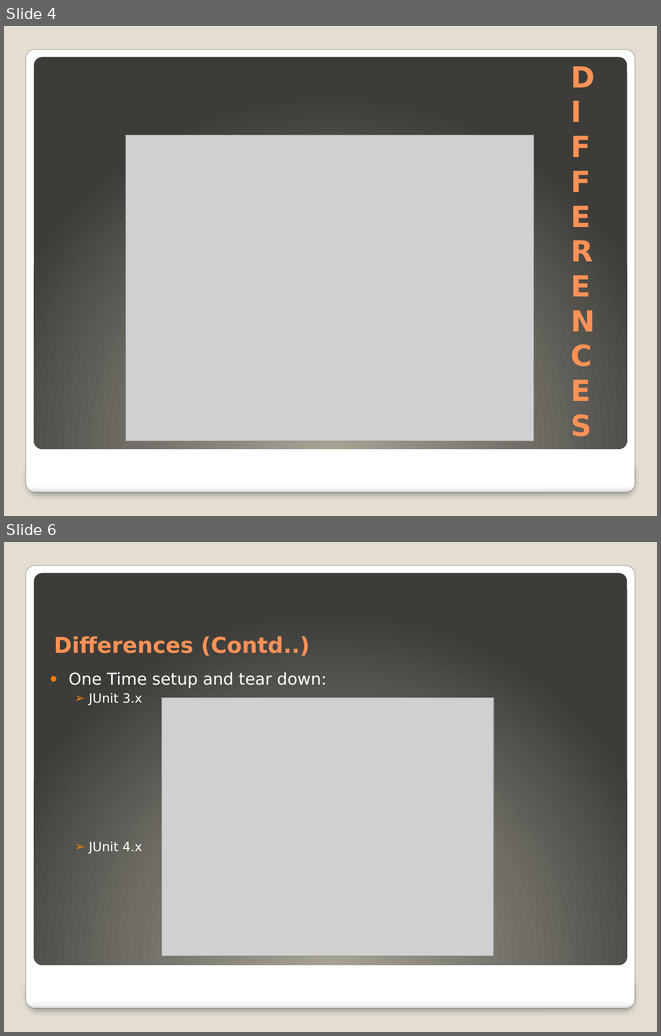
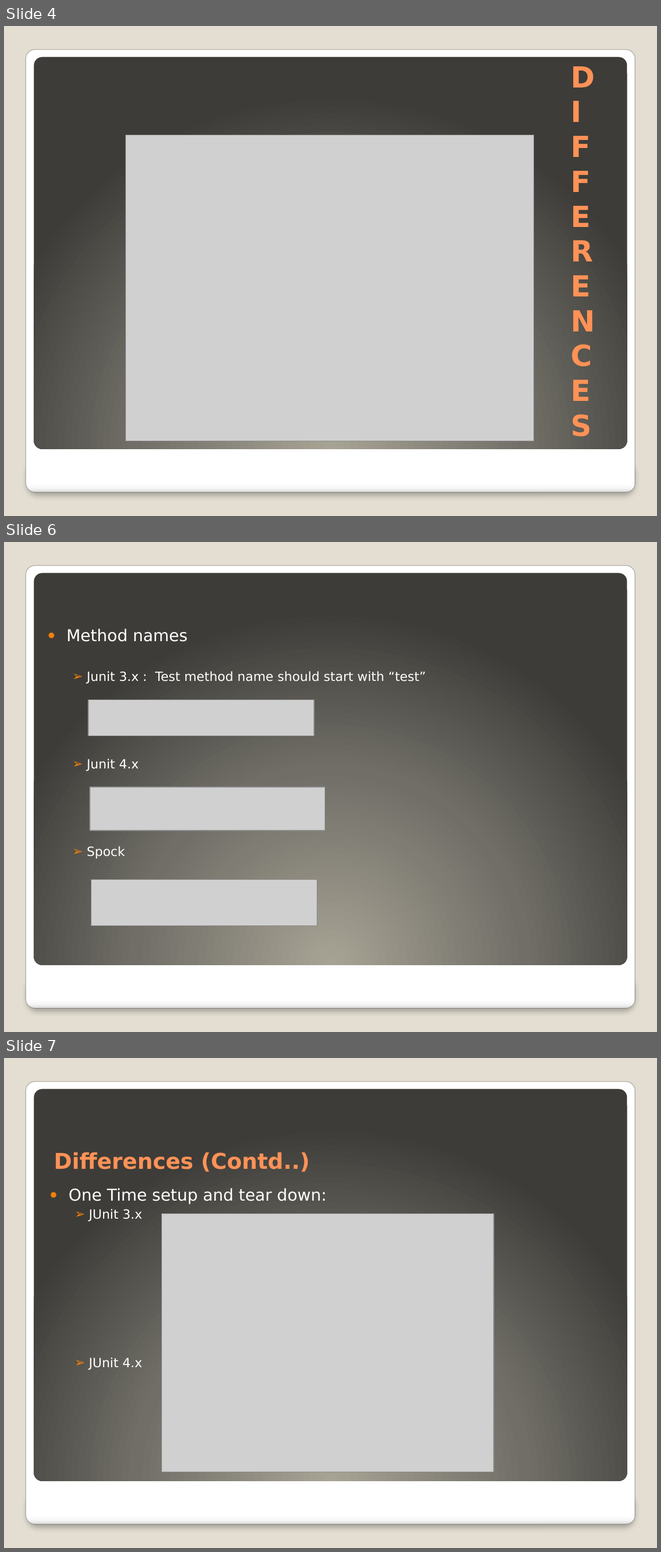
Before and after one commit to ayazlakdawala/JUnitMigration3.x-4.x, a slide deck: TechiNar Series-Unit Testing Frameworks Demo.pptx. Shown one above the other, each under a label of ours: slides 4 and 6 before the commit, slides 4, 6 and 7 after it; the slides between them are not shown. The pictures are 661x1036 and 661x1552 pixels, drawn with LibreOffice and Linux fonts; fonts in the diff are those of the drawing; grey boxes stand for pictures. Boxes give left, top, right and bottom in pixels: in the first picture for what was removed or moved away, otherwise in the second. Text is boxed around its words. In the diff, an @@ line names an element or a change of style, - is before the commit and + after.

Commit message:
added new spock features to the project

```diff
--- a/TechiNar Series-Unit Testing Frameworks Demo.pptx
+++ b/TechiNar Series-Unit Testing Frameworks Demo.pptx
@@ slide 6 added at (x1=4, y1=542, x2=657, y2=1032), background #E3DED1; not listed: 3 template elements that a slide beside it also shows @@
@@ text added at (x1=67, y1=628, x2=426, y2=858), 14 pt, text #FFFFFF @@
+● Method names
+  ➢ Junit 3.x : Test method name should start with “test”
+  ➢ Junit 4.x
+  ➢ Spock
@@ picture added at (x1=88, y1=700, x2=314, y2=736) @@
@@ picture added at (x1=90, y1=787, x2=325, y2=831) @@
@@ picture added at (x1=91, y1=880, x2=317, y2=926) @@
@@ what was slide 6 is now slide 7 @@
```
Also in this commit, not shown: 8 slides changed, 9 other slides added, 2 other files.
